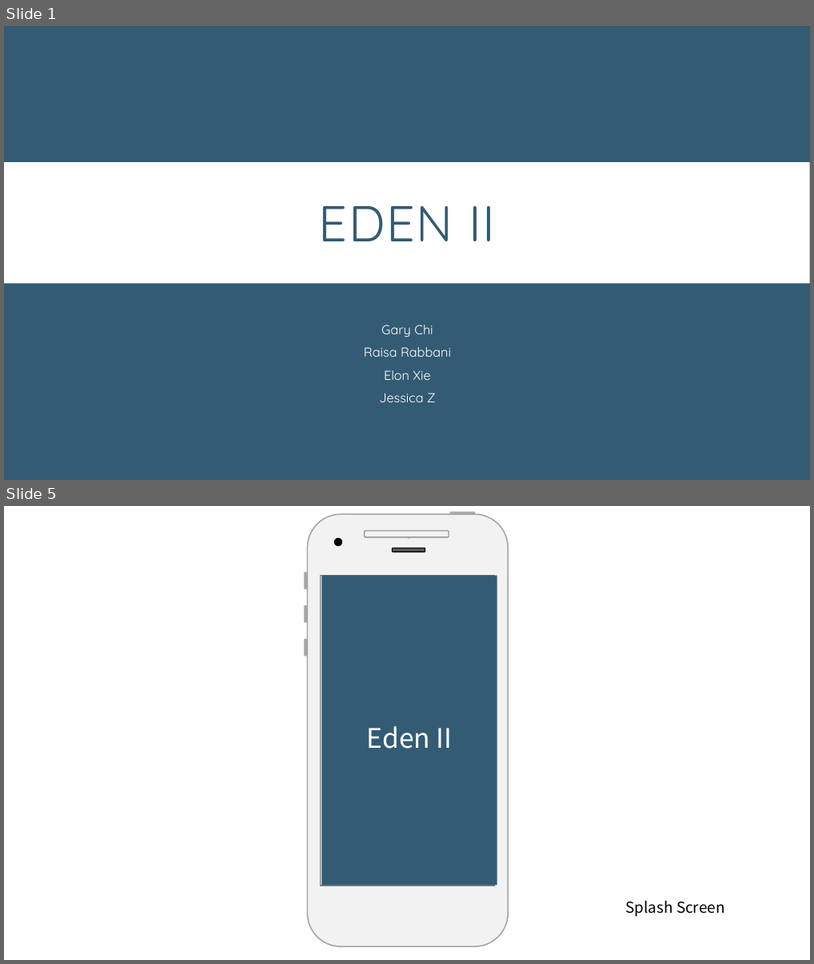
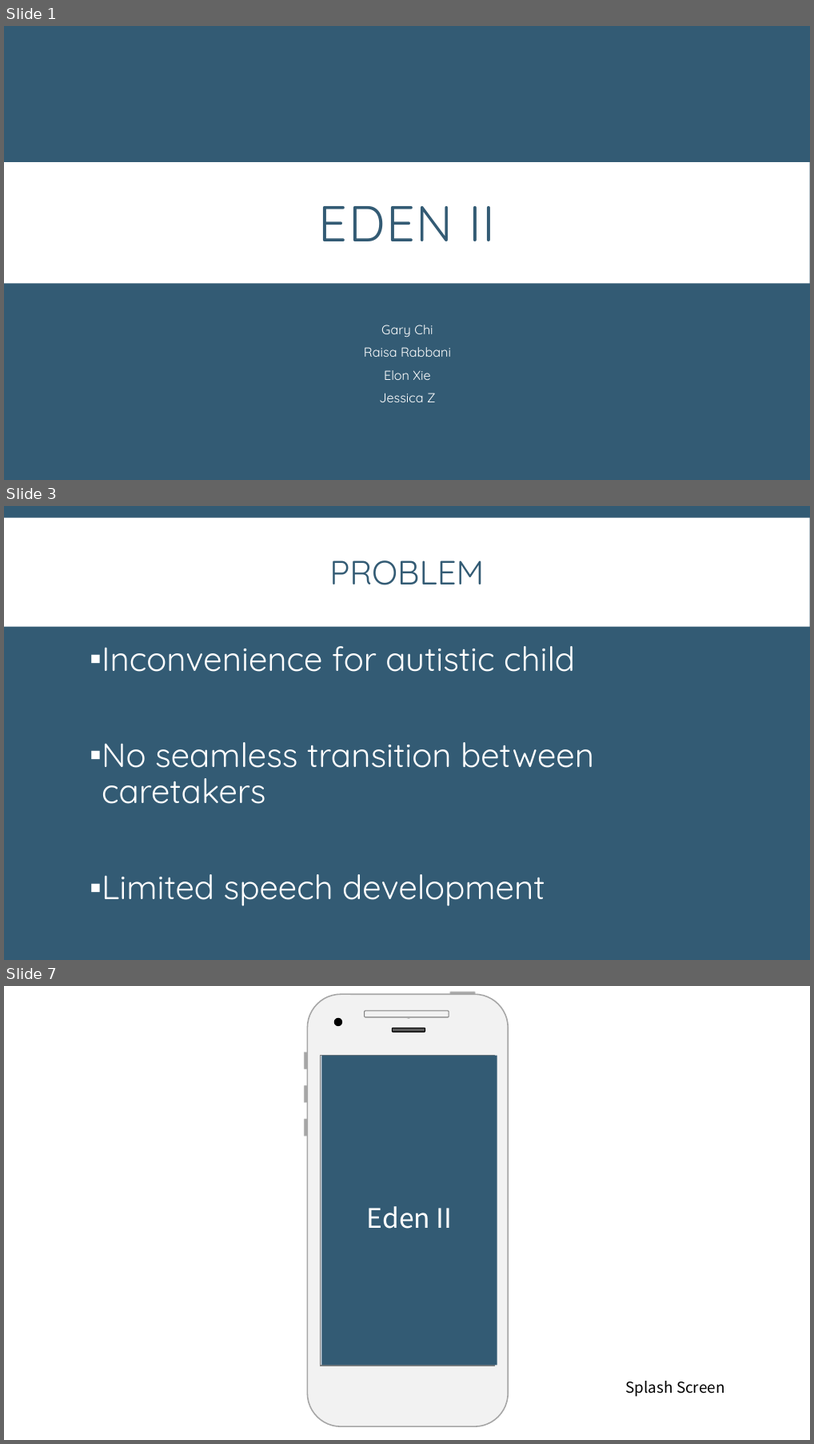
Before and after one commit to brooklyn2016/team-19, a slide deck: presentation-Final Edit.pptx. Shown one above the other, each under a label of ours: slides 1 and 5 before the commit, slides 1, 3 and 7 after it; the slides between them are not shown. The pictures are 814x964 and 814x1444 pixels, drawn with LibreOffice and Linux fonts; fonts in the diff are those of the drawing. Boxes give left, top, right and bottom in pixels: in the first picture for what was removed or moved away, otherwise in the second. Text is boxed around its words. In the diff, an @@ line names an element or a change of style, - is before the commit and + after.

```diff
--- a/presentation-Final Edit.pptx
+++ b/presentation-Final Edit.pptx
@@ slide 3 added at box(4, 506, 810, 960), background #335B74 @@
@@ rectangle added at box(4, 517, 810, 626), fill #FFFFFF @@
@@ title added at box(330, 560, 484, 585), 40 pt, text #335B74 @@
+PROBLEM
@@ text added at box(102, 646, 594, 906), 40 pt, text #FFFFFF @@
+▪ Inconvenience for autistic child
+▪ No seamless transition between caretakers
+▪ Limited speech development
@@ what was slide 5 is now slide 7 @@
```
Also in this commit, not shown: 11 slides changed, 2 other slides added.
